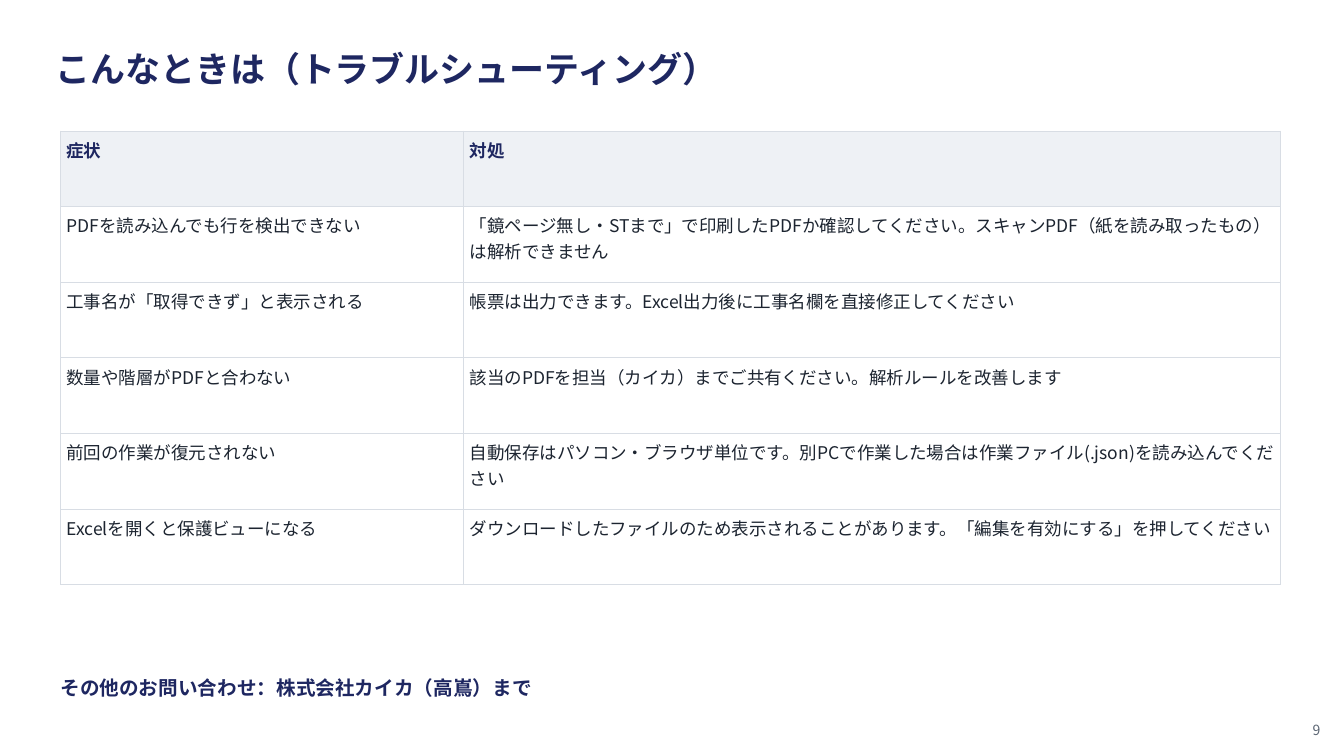
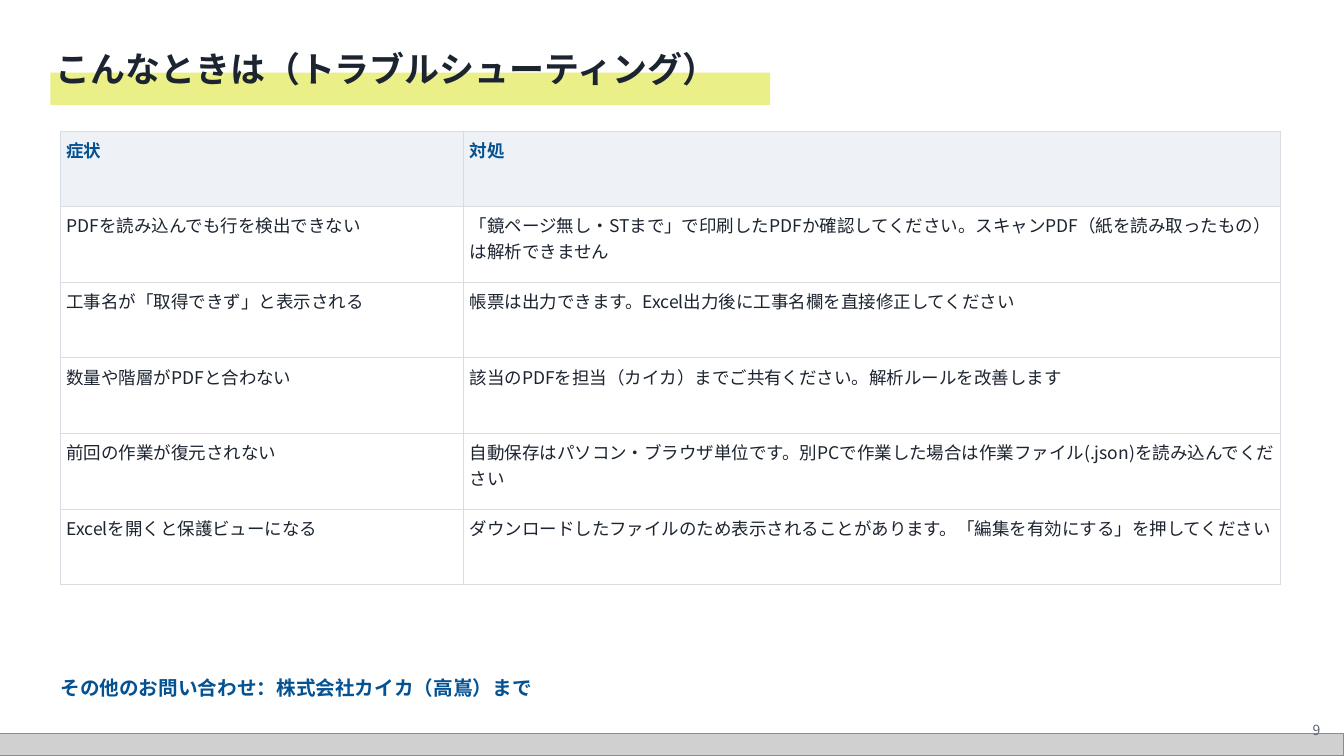
Before and after one commit to caica-inc/takashima-yuto-site, a slide deck: slide 9 of sekisan/docs/KCM積算ツール_操作マニュアル.pptx. Drawn at 1344x756 pixels with LibreOffice and Linux fonts; fonts in the diff are those of the drawing; grey boxes stand for pictures. Boxes give left, top, right and bottom in pixels: in the first picture for what was removed or moved away, otherwise in the second. Text is boxed around its words. In the diff, an @@ line names an element or a change of style, - is before the commit and + after.

```diff
--- a/sekisan/docs/KCM積算ツール_操作マニュアル.pptx
+++ b/sekisan/docs/KCM積算ツール_操作マニュアル.pptx
@@ text "こんなときは（トラブルシューティング）" at (x1=55, y1=46, x2=717, y2=86): text colour #1E2761 to #1C2430 @@
@@ rectangle added at (x1=50, y1=73, x2=770, y2=105), fill #E3EA61 at 75% opacity @@
@@ table at (x1=60, y1=131, x2=1280, y2=541) @@
@@ text colour #1E2761 to #045292 in "症状", "対処" @@
@@ text "その他のお問い合わせ：株式会社カイカ（高嶌）まで" at (x1=60, y1=678, x2=531, y2=697): text colour #1E2761 to #045292 @@
@@ picture added at (x1=0, y1=734, x2=1344, y2=756) @@
```
Also in this commit, not shown: 8 other slides changed, 5 other files.
